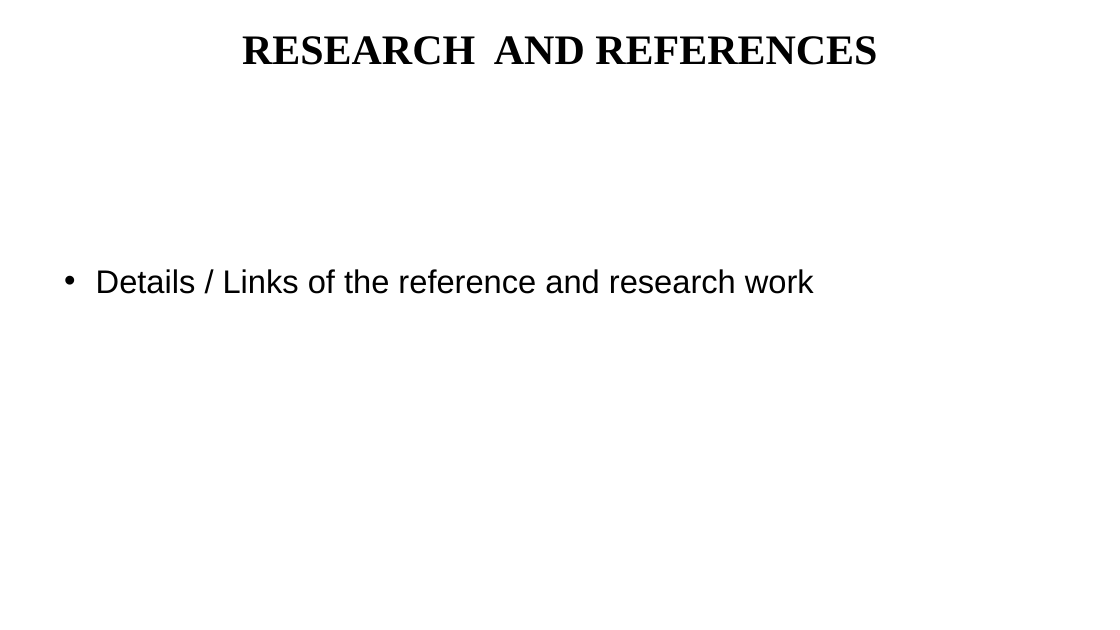
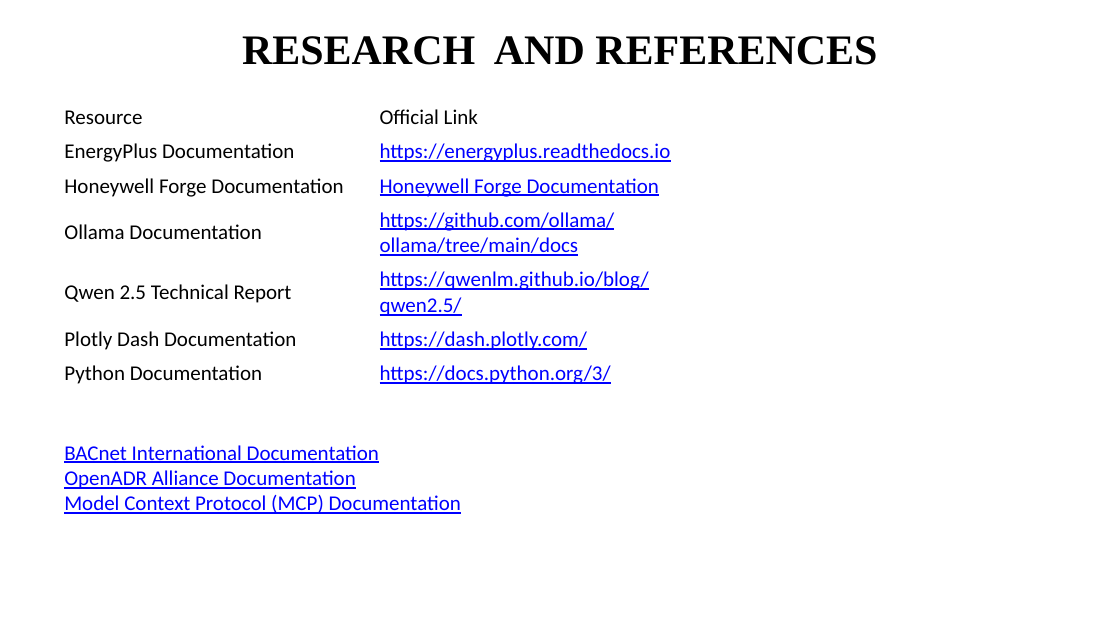
Before and after one commit to Raj1865/Honeywell-Hack-Eco-Loop-Building-Agent, a slide deck: slide 6 of IDEA_Presentation_FormatQ1.pptx (slide 7 before the commit). Drawn at 1120x630 pixels with LibreOffice and Linux fonts; fonts in the diff are those of the drawing. Boxes give left, top, right and bottom in pixels: in the first picture for what was removed or moved away, otherwise in the second. Text is boxed around its words. In the diff, an @@ line names an element or a change of style, - is before the commit and + after.

```diff
--- a/IDEA_Presentation_FormatQ1.pptx
+++ b/IDEA_Presentation_FormatQ1.pptx
@@ table added at (x1=56, y1=101, x2=686, y2=388), 7 rows, 2 columns @@
+Resource | Official Link
+EnergyPlus Documentation | https://energyplus.readthedocs.io
+Honeywell Forge Documentation | Honeywell Forge Documentation
+Ollama Documentation | https://github.com/ollama/ollama/tree/main/docs
+Qwen 2.5 Technical Report | https://qwenlm.github.io/blog/qwen2.5/
+Plotly Dash Documentation | https://dash.plotly.com/
+Python Documentation | https://docs.python.org/3/
@@ text removed at (x1=96, y1=269, x2=814, y2=294) @@
-• Details / Links of the reference and research work
@@ text added at (x1=64, y1=445, x2=461, y2=514), 18 pt, text #0000FF, underline @@
+BACnet International Documentation
+OpenADR Alliance Documentation
+Model Context Protocol (MCP) Documentation
```
Also in this commit, not shown: 4 other slides changed, 1 slide added, 2 slides removed, 7 other files.
